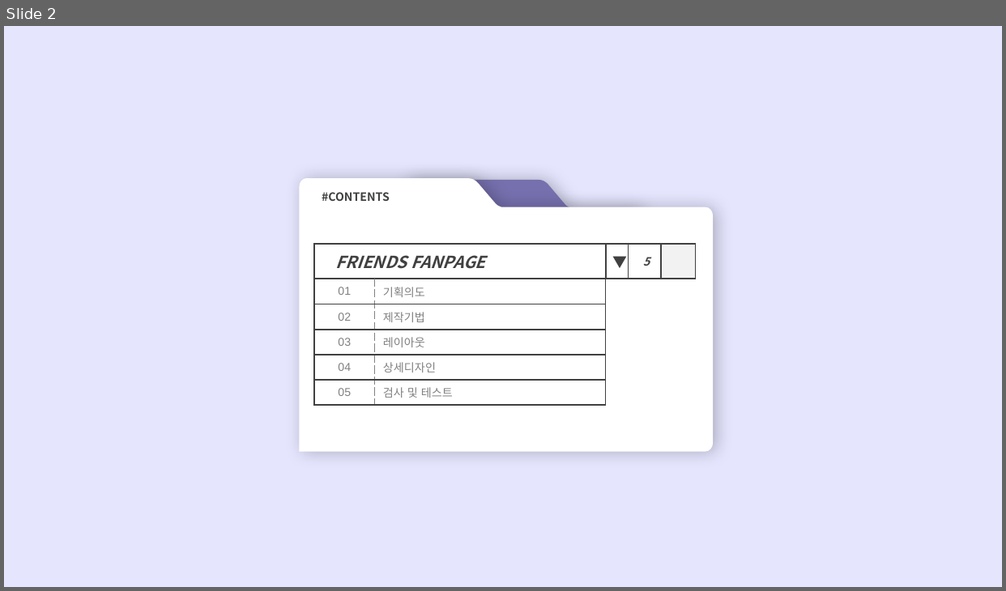
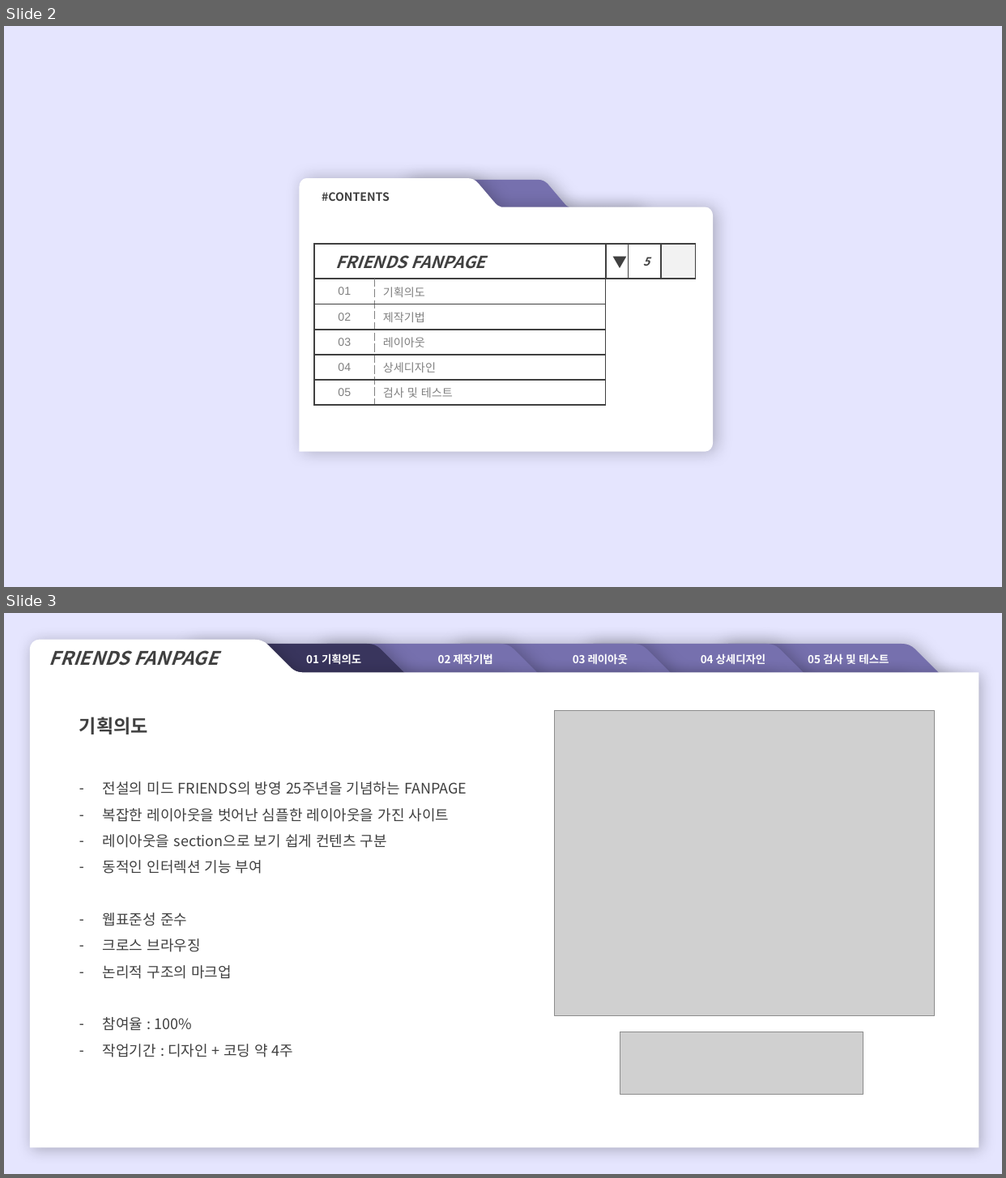
Before and after one commit to toreetutu/toree_PJ, a slide deck: 도깨비응용PJ_FRIENDS_v3/선우현_FRIENDS.pptx. Shown one above the other, each under a label of ours: slide 2 before the commit, slides 2 and 3 after it. The pictures are 1006x591 and 1006x1178 pixels, drawn with LibreOffice and Linux fonts; fonts in the diff are those of the drawing; grey boxes stand for pictures. Boxes give left, top, right and bottom in pixels: in the first picture for what was removed or moved away, otherwise in the second. Text is boxed around its words. In the diff, an @@ line names an element or a change of style, - is before the commit and + after.

```diff
--- a/도깨비응용PJ_FRIENDS_v3/선우현_FRIENDS.pptx
+++ b/도깨비응용PJ_FRIENDS_v3/선우현_FRIENDS.pptx
@@ slide 3 added at (x1=4, y1=613, x2=1002, y2=1174), background #E5E5FE @@
@@ freeform shape added at (x1=29, y1=639, x2=978, y2=1148), fill #FFFFFF @@
@@ text added at (x1=49, y1=650, x2=218, y2=666), 18 pt, text #404040, bold, italic @@
+FRIENDS FANPAGE
@@ freeform shape added at (x1=185, y1=644, x2=505, y2=717), fill #39355D, 10.5 pt, text #FFFFFF, bold @@
+01 기획의도
@@ freeform shape added at (x1=318, y1=644, x2=638, y2=717), fill #7670AE, 10.5 pt, text #FFFFFF, bold @@
+02 제작기법
@@ freeform shape added at (x1=452, y1=644, x2=771, y2=717), fill #7670AE, 10.5 pt, text #FFFFFF, bold @@
+03 레이아웃
@@ freeform shape added at (x1=584, y1=644, x2=904, y2=717), fill #7670AE, 10.5 pt, text #FFFFFF, bold @@
+04 상세디자인
@@ freeform shape added at (x1=720, y1=644, x2=956, y2=717), fill #7670AE, 10.5 pt, text #FFFFFF, bold @@
+05 검사 및 테스트
@@ text added at (x1=79, y1=717, x2=467, y2=1058), 14 pt, text #404040 @@
+기획의도
+– 전설의 미드 FRIENDS의 방영 25주년을 기념하는 FANPAGE
+– 복잡한 레이아웃을 벗어난 심플한 레이아웃을 가진 사이트
+– 레이아웃을 section으로 보기 쉽게 컨텐츠 구분
+– 동적인 인터렉션 기능 부여
+– 웹표준성 준수
+– 크로스 브라우징
+– 논리적 구조의 마크업
+– 참여율 : 100%
+– 작업기간 : 디자인 + 코딩 약 4주
@@ picture added at (x1=554, y1=711, x2=934, y2=1016) @@
@@ picture added at (x1=620, y1=1033, x2=863, y2=1094) @@
```
Also in this commit, not shown: 6 slides changed, 3 other slides added, 20 other files.
